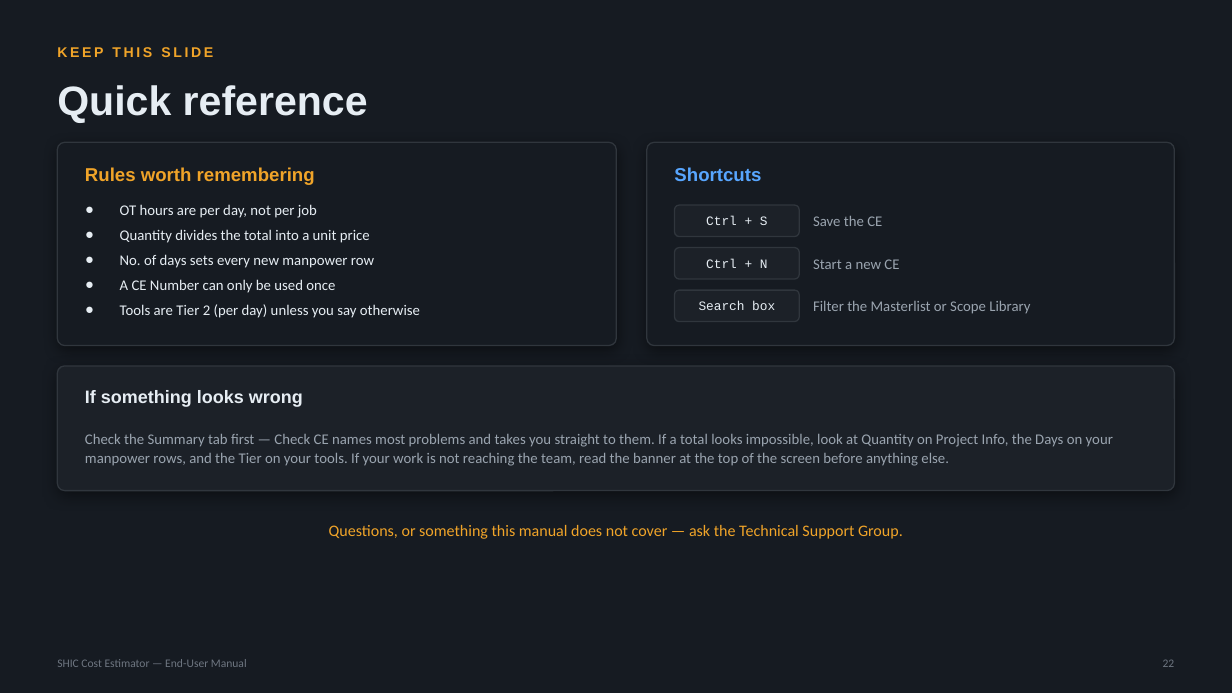
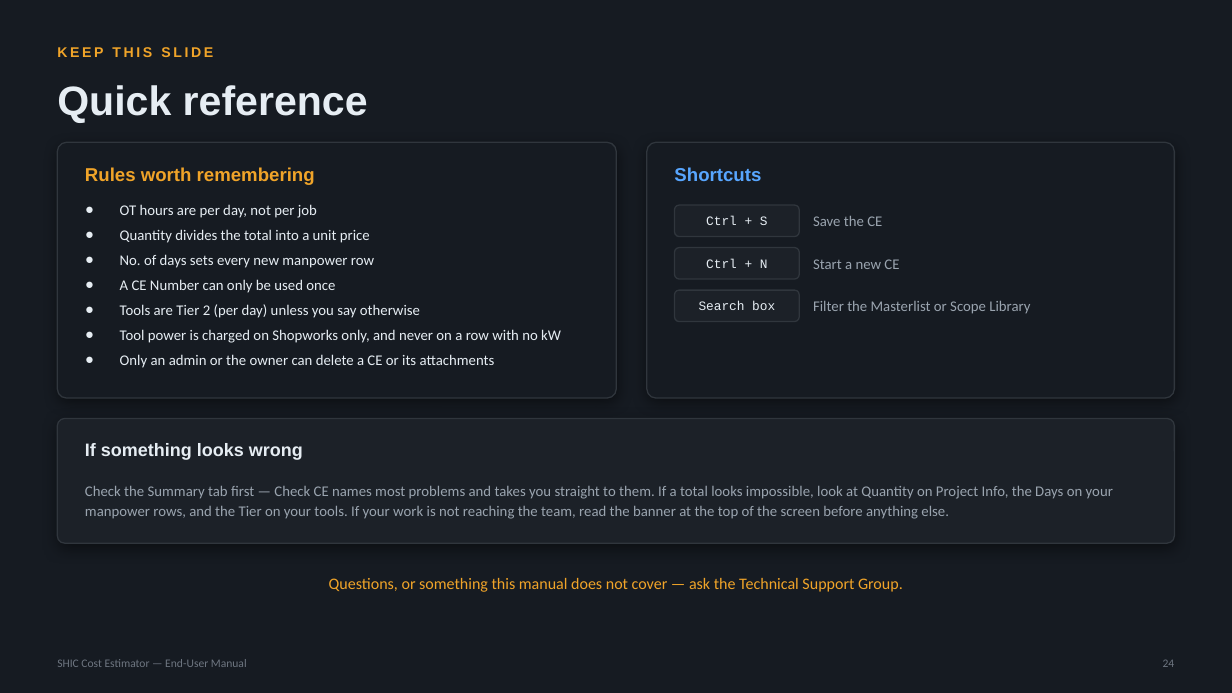
Before and after one commit to SYNERCORE/CostEstimation, a slide deck: slide 24 of docs/SHIC-Cost-Estimator-User-Manual.pptx (slide 22 before the commit). Drawn at 1232x693 pixels with LibreOffice and Linux fonts; fonts in the diff are those of the drawing. Boxes give left, top, right and bottom in pixels: in the first picture for what was removed or moved away, otherwise in the second. Text is boxed around its words. In the diff, an @@ line names an element or a change of style, - is before the commit and + after.

```diff
--- a/docs/SHIC-Cost-Estimator-User-Manual.pptx
+++ b/docs/SHIC-Cost-Estimator-User-Manual.pptx
@@ rounded rectangle: place and size @@
-rounded rectangle at <box>57,142,616,346</box>
+rounded rectangle at <box>57,142,616,398</box>
@@ rounded rectangle: place and size @@
-rounded rectangle at <box>647,142,1175,346</box>
+rounded rectangle at <box>647,142,1175,398</box>
@@ text at <box>120,329,561,368</box>: paragraphs added @@
+● Tool power is charged on Shopworks only, and never on a row with no kW
+● Only an admin or the owner can delete a CE or its attachments
@@ 2 texts, 1 rounded rectangle: place and size @@
-2 texts, 1 rounded rectangle at <box>57,366,1175,539</box>
+2 texts, 1 rounded rectangle at <box>57,419,1175,592</box>
@@ text "If something looks wrong": place and size @@
-text "If something looks wrong" at <box>85,390,303,407</box>
+text "If something looks wrong" at <box>85,443,303,460</box>
@@ text at <box>1163,659,1175,667</box>: text changed @@
-22
+24
```
Also in this commit, not shown: 11 other slides changed, 2 slides added, 4 other files.
